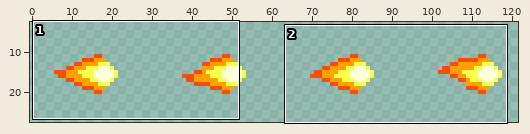
Two states of a sprite sheet, assets/images/fireball.png. Above, an overview of the earlier version with the close-up marked.
Close-up. Before the edit:
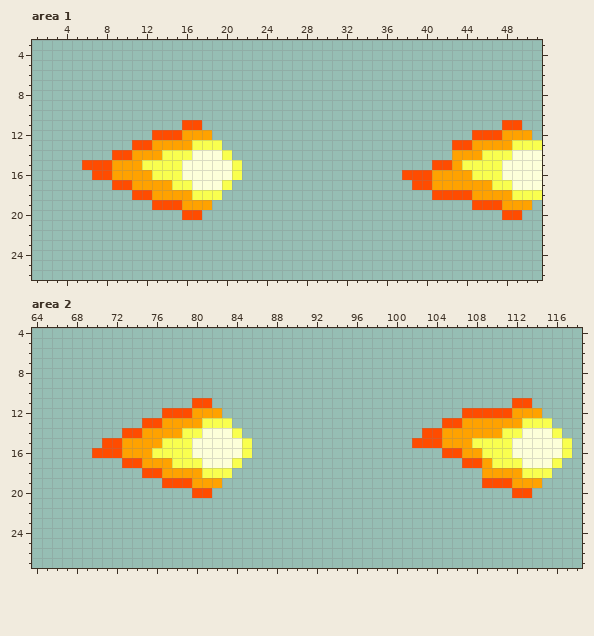
The file is 128x32 pixels. Shown: area 1: x 1..51, y 3..26; area 2: x 64..118, y 4..27. The wide view leaves out empty margins.
And afterwards:
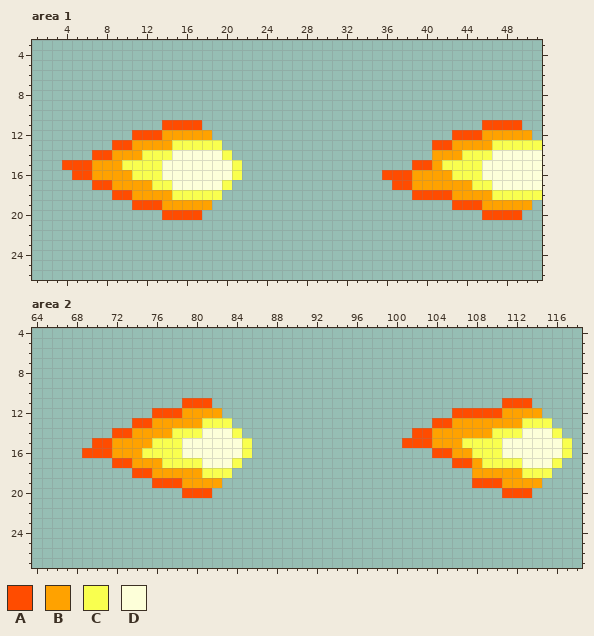
Palette (. is transparent): A #ff4c00  B #ffa200  C #f9ff4f  D #fdffd9
Edits made:
Area 1:
y 11: x 14..15 .. -> AA; x 46..47 .. -> AA
y 12: x 11..12 .. -> AA; x 14..15 AA -> BB; x 43..44 .. -> AA; x 46..47 AA -> BB
y 13: x 9..12 ..AA -> AABB; x 15..16 BB -> CC; x 41..44 ..AA -> AABB; x 47..48 BB -> CC
y 14: x 7..10 ..AA -> AABB; x 12..13 BB -> CC; x 15..16 CC -> DD; x 41..42 .. -> BB; x 44..45 BB -> CC; x 47..48 CC -> DD
y 15: x 4..5 .. -> AA; x 7..8 AA -> BB; x 10..11 BB -> CC; x 14..15 CC -> DD; x 39..43 ..AAB -> AABCC; x 46..47 CC -> DD
y 16: x 5..8 ..AA -> AABB; x 11..12 BB -> CC; x 14..15 CC -> DD; x 36..37 .. -> AA; x 39..40 AA -> BB; x 43..44 BB -> CC; x 46..47 CC -> DD
y 17: x 7..10 ..AA -> AABB; x 13..16 BBCC -> CCDD; x 37..40 ..AA -> AABB; x 45..48 BBCC -> CCDD
y 18: x 9..12 ..AA -> AABB; x 15..16 BB -> CC; x 39..40 .. -> AA; x 43..44 AA -> BB; x 47..48 BB -> CC
y 19: x 11..12 .. -> AA; x 14..15 AA -> BB; x 43..44 .. -> AA; x 46..47 AA -> BB
y 20: x 14..15 .. -> AA; x 46..47 .. -> AA
Area 2:
y 11: x 79 . -> A; x 111 . -> A
y 12: x 76 . -> A; x 79 A -> B; x 106 . -> A; x 111 A -> B
y 13: x 74 . -> A; x 76 A -> B; x 104 . -> A; x 106 A -> B
y 14: x 72 . -> A; x 74 A -> B; x 78 B -> C; x 102 . -> A; x 104 A -> B; x 110 B -> C
y 15: x 70 . -> A; x 72 A -> B; x 76 B -> C; x 79 C -> D; x 101 . -> A; x 104 A -> B; x 107 B -> C; x 111 C -> D
y 16: x 69 . -> A; x 72 A -> B; x 75 B -> C; x 79 C -> D; x 104 . -> A; x 106 A -> B; x 108 B -> C; x 111 C -> D
y 17: x 72 . -> A; x 74 A -> B; x 77 B -> C; x 106 . -> A; x 108..109 AB -> BC
y 18: x 74 . -> A; x 76 A -> B; x 108 . -> B
y 19: x 76 . -> A; x 79 A -> B; x 108 . -> A; x 111 A -> B
y 20: x 79 . -> A; x 111 . -> A
Changed places in both close-ups, as pixel boxes (x1, y1, x2, y2):
changed: (62, 120, 192, 220)
changed: (382, 120, 512, 220)
changed: (82, 398, 192, 498)
changed: (402, 398, 512, 498)
